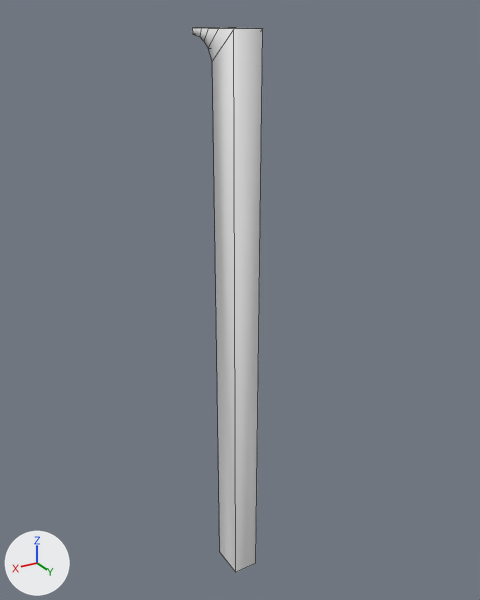
An edit to the FBX model Assets/Models/Coliseum/Wall/StainedGlassWallPillar_low.fbx, drawn before and after from the same camera.
Rendered twice from a camera (50 mm lens) standing at (2.27, 3.81, 4.33) and looking at (-0.07, -0.08, 2.38). Every picture has the same lights, and +X, +Y and +Z are marked at lower left. Mesh edges are drawn as thin lines. Where no turn or scale is listed for an object, it has been applied to the vertices.

Objects in the first picture: 'StainedGlassWallPillar_low'.
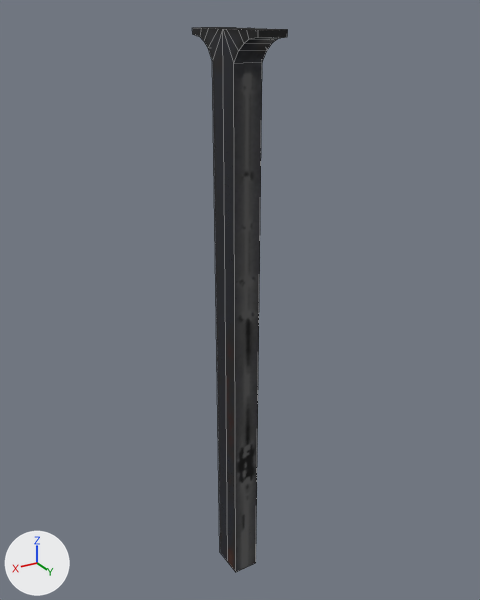
The newer file is also turned or shifted as a whole; pictures and numbers use the older file's frame.

Location of each change, [x1, y1, x2, y2] in pixels of the pictures (480 x 600 px):
'StainedGlassWallPillar_low', reshaped (35% wider): before [192, 27, 263, 572]; after [192, 27, 288, 572]
part 1 of me_stainedglasswallpillar_low, built on: before [208, 28, 263, 572]; after [208, 28, 288, 572]
part 2 of me_stainedglasswallpillar_low, recoloured (white to black): [192, 27, 225, 47] in both

The change in detail:
Picture 'StainedGlassWall_low_Material_Roughness.jpg' (img_stainedglasswall_low_material_roughness_jpg) is new.
Picture 'StainedGlassWall_low_Material_BaseColor.jpg' (img_stainedglasswall_low_material_basecolor_jpg) is new.
Picture 'StainedGlassWall_low_Material_Metallic.jpg' (img_stainedglasswall_low_material_metallic_jpg) is new.
Material 'Material.001' (mat_material_001) is new.
Uses the picture img_stainedglasswall_low_material_basecolor_jpg.
Uses the picture img_stainedglasswall_low_material_metallic_jpg.
Uses the picture img_stainedglasswall_low_material_roughness_jpg.
me_stainedglasswallpillar_low is used by ob_stainedglasswallpillar_low; location (0.0, 0.0, 0.0).
me_stainedglasswallpillar_low had 24 vertices, 21 faces and spanned x -0.1..0.1, y -0.4..0.13, z 0.0..4.25.
me_stainedglasswallpillar_low now has 44 vertices, 40 faces and spans x -0.1..0.1, y -0.4..0.4, z 0.0..4.25.
Part 1, on me_stainedglasswallpillar_low:
2 vertices are removed from x -0.1..0.1, y 0.13, z 4.25.
6 faces are deleted.
12 vertices are added at x -0.1..0.1, y 0.0..0.4, z 0.0..4.25.
10 new vertices lie (0.2, 0.0, 0.0) away from vertices in x -0.1, y 0.0..0.4, z 4.06..4.25.
25 new faces join them.
me_stainedglasswallpillar_low part 2: 15 faces spanning x -0.1..0.1, y -0.4..-0.05, z 0.0..4.25 switch from no material to mat_material_001.
me_stainedglasswallpillar_low part 3: the surface is now shaded flat.
